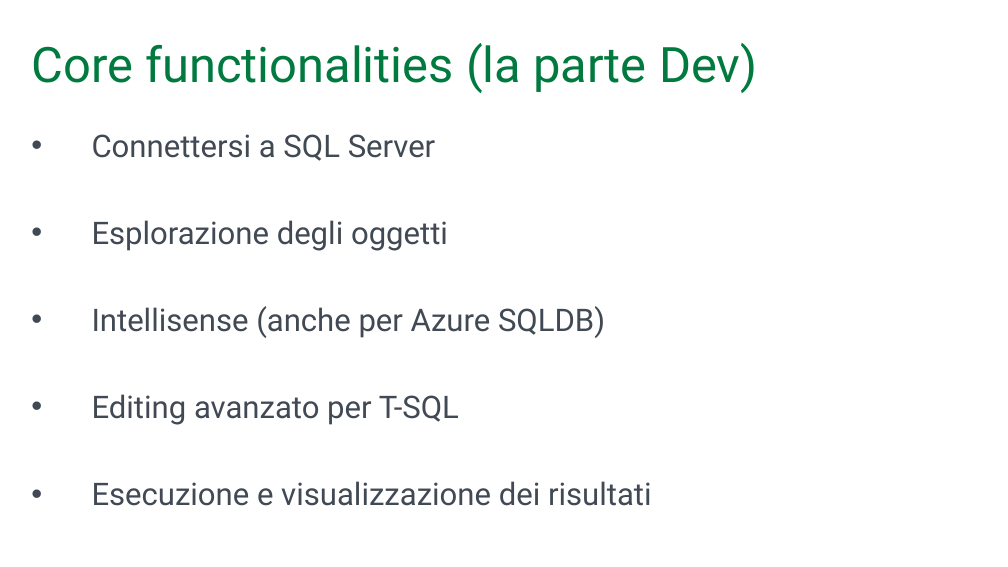
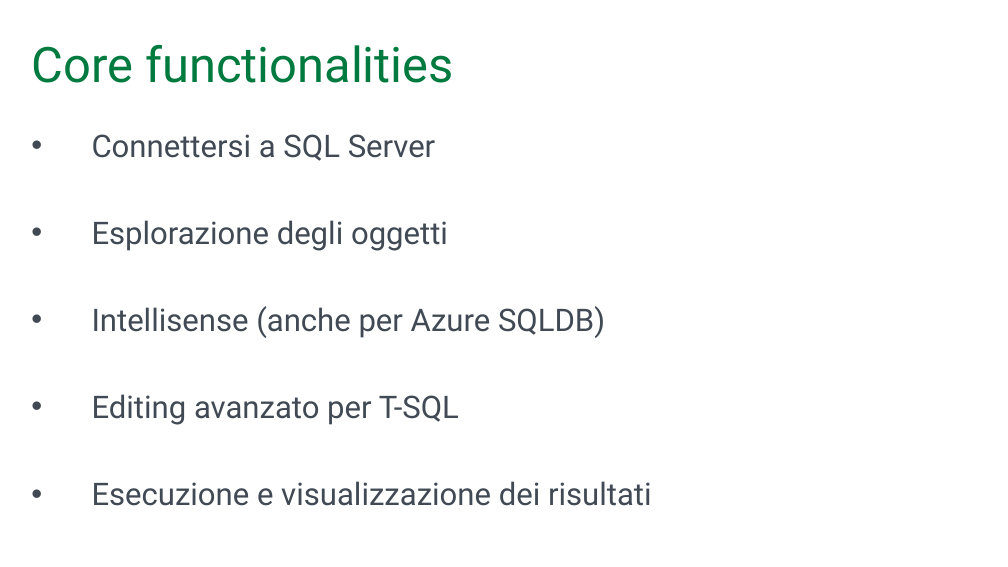
Before and after one commit to mrg3d/demo-opsstudio-repo, a slide deck: slide 13 of Introducing SQL Operations Studio.pptx (slide 14 before the commit). Drawn at 1008x567 pixels with LibreOffice and Linux fonts; fonts in the diff are those of the drawing; background and template pictures are left out. Boxes give left, top, right and bottom in pixels: in the first picture for what was removed or moved away, otherwise in the second. Text is boxed around its words. In the diff, an @@ line names an element or a change of style, - is before the commit and + after.

```diff
--- a/Introducing SQL Operations Studio.pptx
+++ b/Introducing SQL Operations Studio.pptx
@@ title at box(32, 45, 453, 83): text changed @@
-Core functionalities (la parte Dev)
+Core functionalities
```
Also in this commit, not shown: 3 other slides changed, 1 slide removed.
